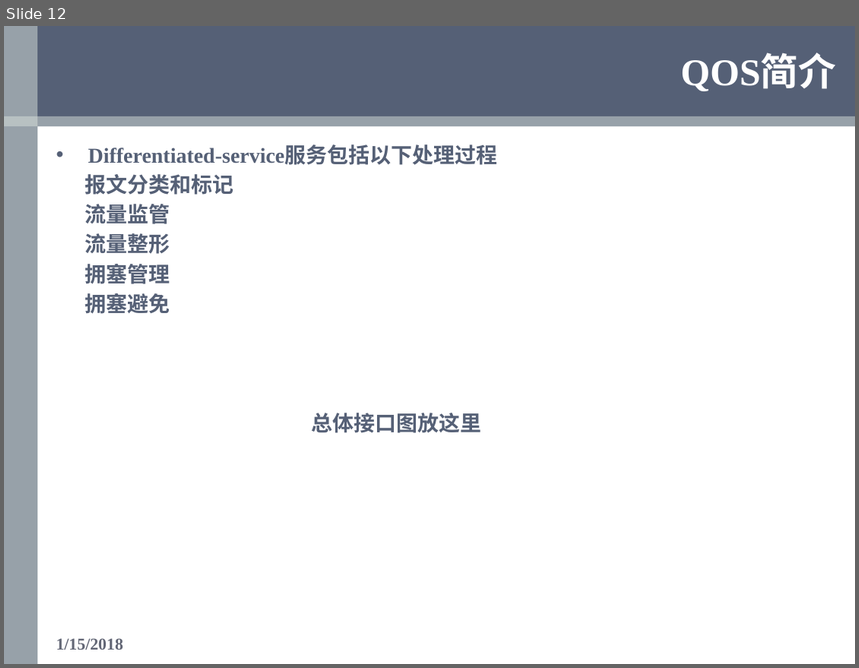
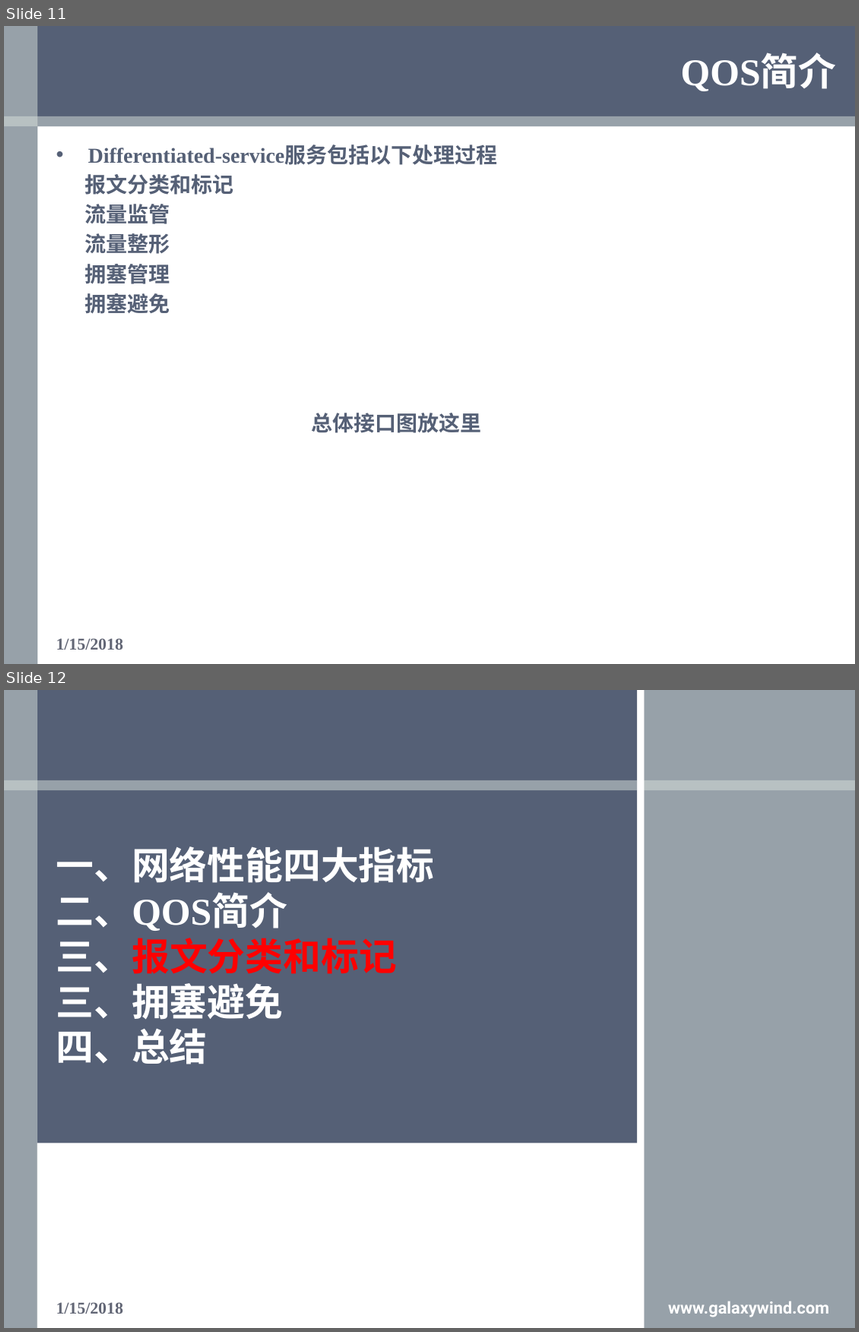
Before and after one commit to OOCC/PlanGIt, a slide deck: Personal/xueyu/Work/银河风云/QOS/QOS学习报告—薛雨.pptx. Shown one above the other, each under a label of ours: slide 12 before the commit, slides 11 and 12 after it. The pictures are 859x668 and 859x1332 pixels, drawn with LibreOffice and Linux fonts; fonts in the diff are those of the drawing; background and template pictures are left out. Boxes give left, top, right and bottom in pixels: in the first picture for what was removed or moved away, otherwise in the second. Text is boxed around its words. In the diff, an @@ line names an element or a change of style, - is before the commit and + after.

```diff
--- a/Personal/xueyu/Work/银河风云/QOS/QOS学习报告—薛雨.pptx
+++ b/Personal/xueyu/Work/银河风云/QOS/QOS学习报告—薛雨.pptx
@@ slide 12 added at (x1=4, y1=690, x2=855, y2=1328), background #FFFFFF; not listed: 2 template elements that a slide beside it also shows @@
@@ rectangle added at (x1=4, y1=690, x2=637, y2=1143), fill #556076 @@
@@ rectangle added at (x1=637, y1=690, x2=644, y2=1328), fill #FFFFFF @@
@@ rectangle added at (x1=644, y1=690, x2=855, y2=1328), fill #556076 @@
@@ rectangle added at (x1=644, y1=690, x2=855, y2=1328), fill #DAE2DC at 50% opacity @@
@@ title added at (x1=56, y1=847, x2=435, y2=1065), 32 pt, text #FFFFFF, bold @@
+一、网络性能四大指标
+二、QOS简介
+三、报文分类和标记
+三、拥塞避免
+四、总结
@@ rectangle added at (x1=4, y1=1070, x2=37, y2=1328), fill #556076 @@
@@ text added at (x1=56, y1=1303, x2=123, y2=1314), 14 pt, text #626675, bold @@
+1/15/2018
@@ text added at (x1=668, y1=1302, x2=829, y2=1318), 14 pt, text #FFFFFF, bold @@
+www.galaxywind.com
@@ what was slide 12 is now slide 11 @@
```
Also in this commit, not shown: 11 slides changed, 14 other slides added, 28 slides removed.
